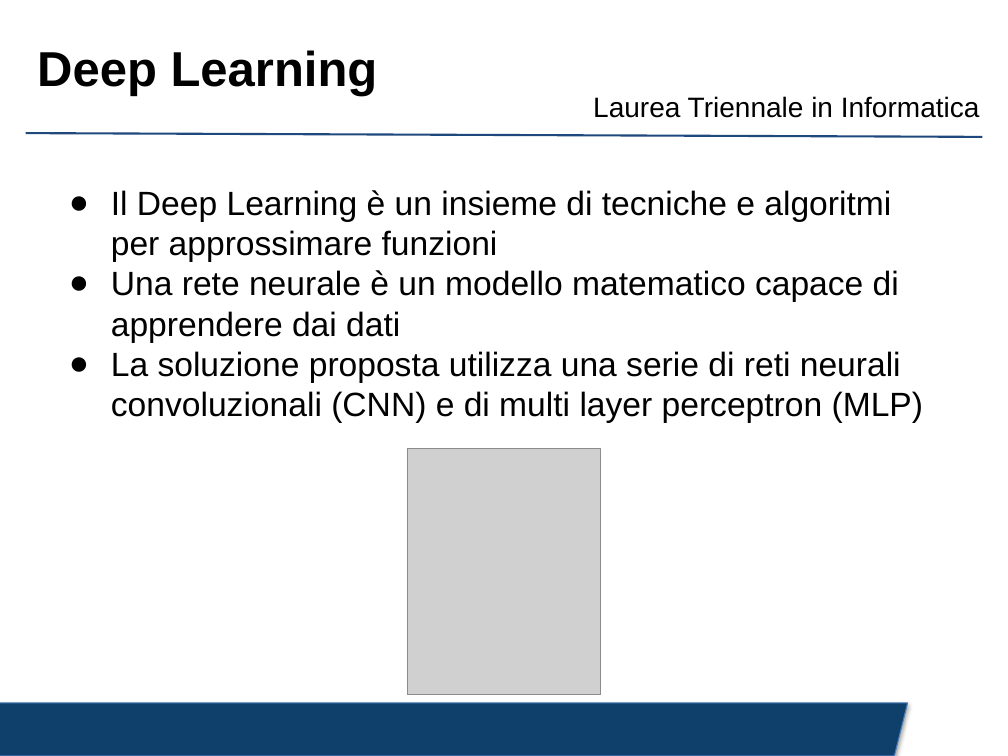
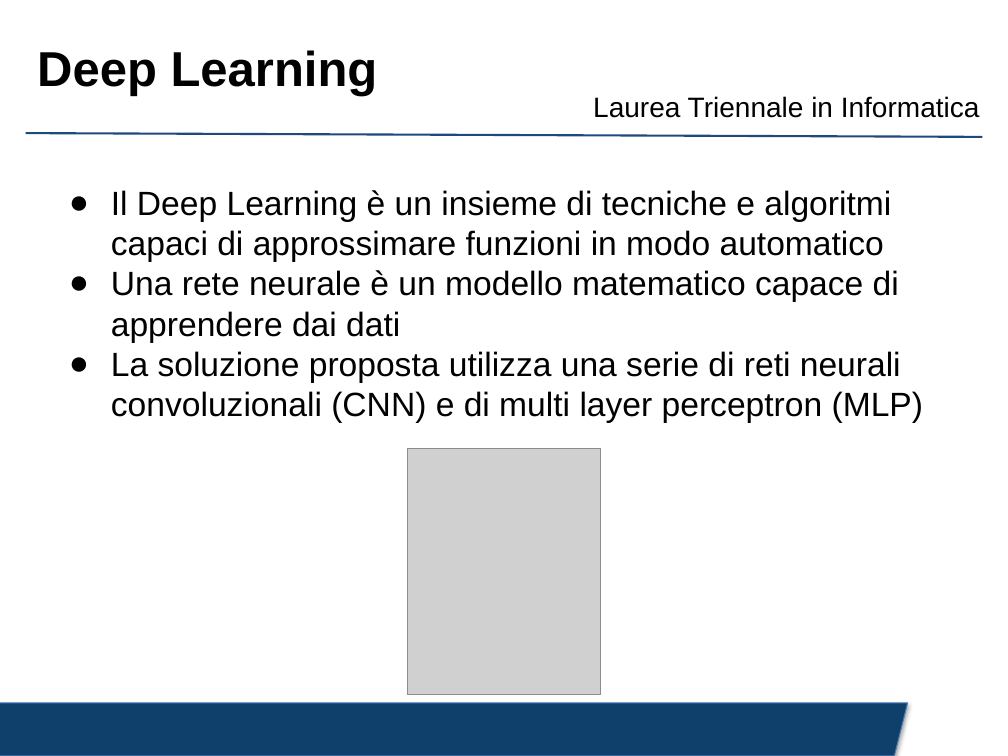
Before and after one commit to crybot/indoor-localization-deep-learning, a slide deck: slide 4 of presentation/presentation.pptx. Drawn at 1008x756 pixels with LibreOffice and Linux fonts; fonts in the diff are those of the drawing; grey boxes stand for pictures; background and template pictures are left out. Boxes give left, top, right and bottom in pixels: in the first picture for what was removed or moved away, otherwise in the second. Text is boxed around its words. In the diff, an @@ line names an element or a change of style, - is before the commit and + after.

```diff
--- a/presentation/presentation.pptx
+++ b/presentation/presentation.pptx
@@ text at [111,190,891,262]: text changed @@
-● Il Deep Learning è un insieme di tecniche e algoritmi per approssimare funzioni
+● Il Deep Learning è un insieme di tecniche e algoritmi capaci di approssimare funzioni in modo automatico
```
Also in this commit, not shown: 3 other slides changed, 3 slides added, 2 other files.
